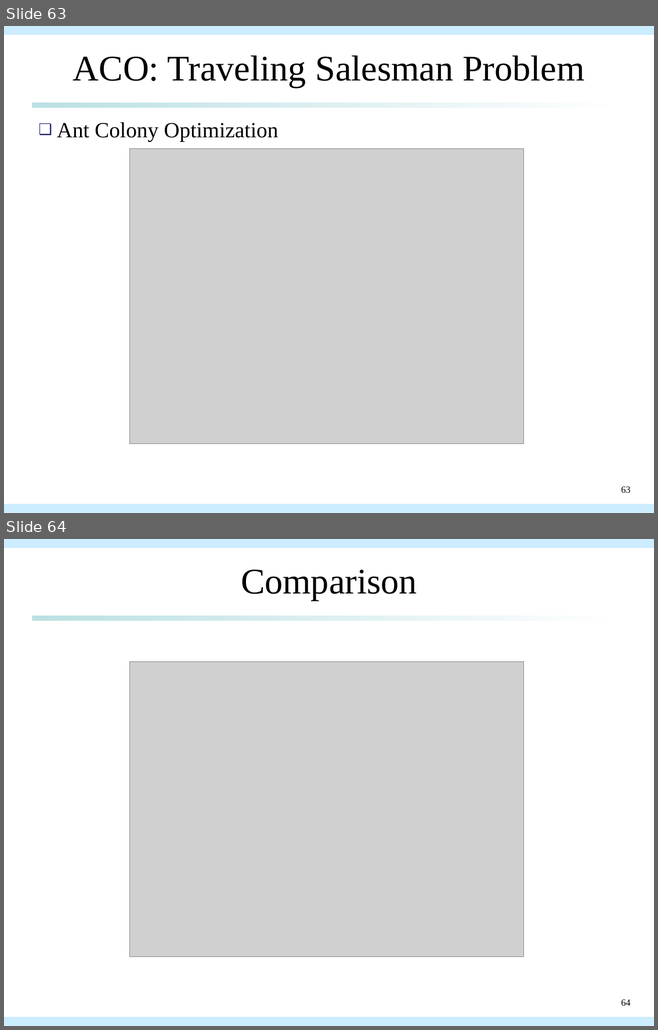
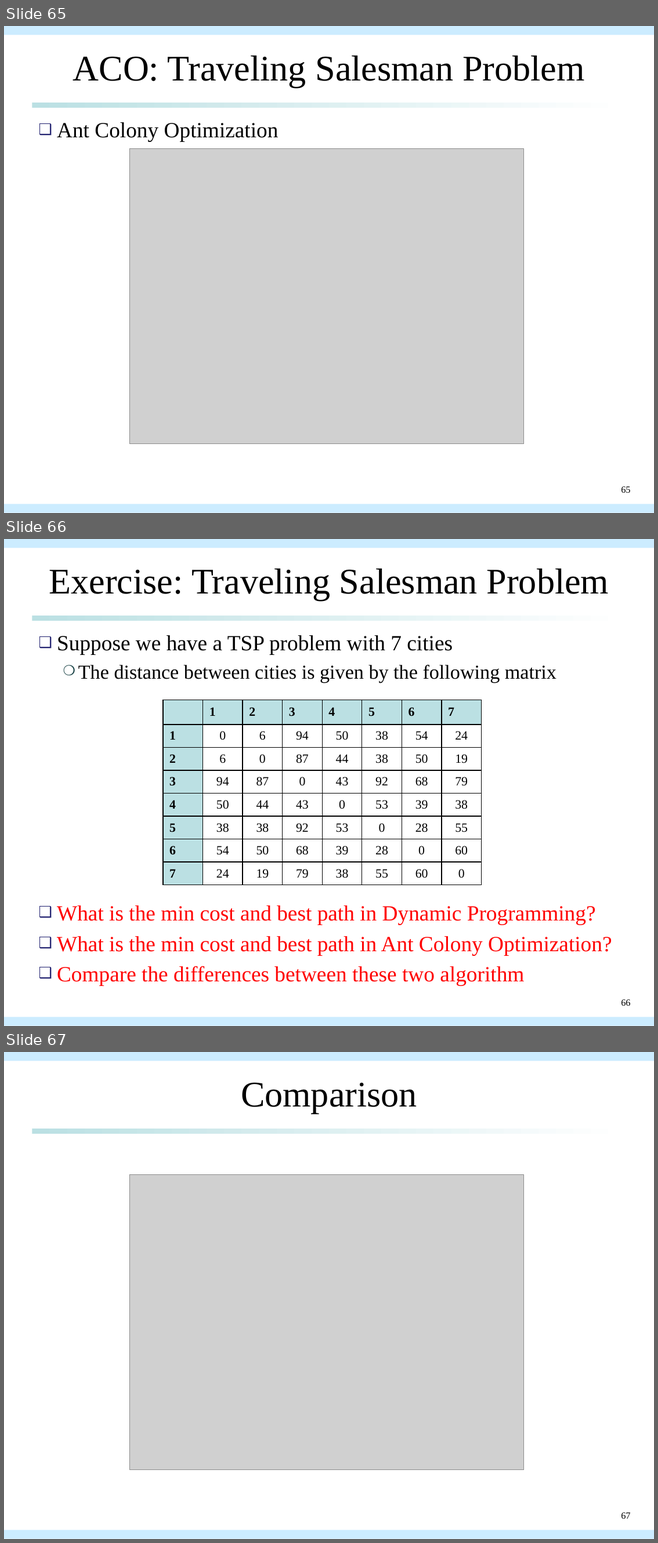
Before and after one commit to qwe8496516/AI_course, a slide deck: AI_presentation/aco_presentation.pptx. Shown one above the other, each under a label of ours: slides 63 and 64 before the commit, slides 65, 66 and 67 after it. The pictures are 658x1030 and 658x1543 pixels, drawn with LibreOffice and Linux fonts; fonts in the diff are those of the drawing; grey boxes stand for pictures. Boxes give left, top, right and bottom in pixels: in the first picture for what was removed or moved away, otherwise in the second. Text is boxed around its words. In the diff, an @@ line names an element or a change of style, - is before the commit and + after.

Commit message:
feat: PPTX: exercise

```diff
--- a/AI_presentation/aco_presentation.pptx
+++ b/AI_presentation/aco_presentation.pptx
@@ slide 66 added at box(4, 539, 654, 1026), background #FFFFFF; not listed: 3 template elements that a slide beside it also shows @@
@@ title added at box(49, 568, 609, 600), 40 pt, text #000000 @@
+Exercise: Traveling Salesman Problem
@@ text added at box(57, 635, 611, 986), 24 pt, text #FF0000 @@
+❑ Suppose we have a TSP problem with 7 cities
+  ❍ The distance between cities is given by the following matrix
+❑ What is the min cost and best path in Dynamic Programming?
+❑ What is the min cost and best path in Ant Colony Optimization?
+❑ Compare the differences between these two algorithm
@@ table added at box(163, 700, 480, 886), 8 rows, 8 columns @@
+ | 1 | 2 | 3 | 4 | 5 | 6 | 7
+1 | 0 | 6 | 94 | 50 | 38 | 54 | 24
+2 | 6 | 0 | 87 | 44 | 38 | 50 | 19
+3 | 94 | 87 | 0 | 43 | 92 | 68 | 79
+4 | 50 | 44 | 43 | 0 | 53 | 39 | 38
+5 | 38 | 38 | 92 | 53 | 0 | 28 | 55
+6 | 54 | 50 | 68 | 39 | 28 | 0 | 60
+7 | 24 | 19 | 79 | 38 | 55 | 60 | 0
@@ page number added at box(621, 1000, 630, 1006), 10.5 pt, text #000000 @@
+66
@@ what was slide 63 is now slide 65 @@
@@ page number at box(621, 487, 630, 493): text changed @@
-63
+65
@@ what was slide 64 is now slide 67 @@
@@ page number at box(621, 1513, 630, 1519): text changed @@
-64
+67
```
Also in this commit, not shown: 10 slides changed, 2 other slides added, 7 other files.
